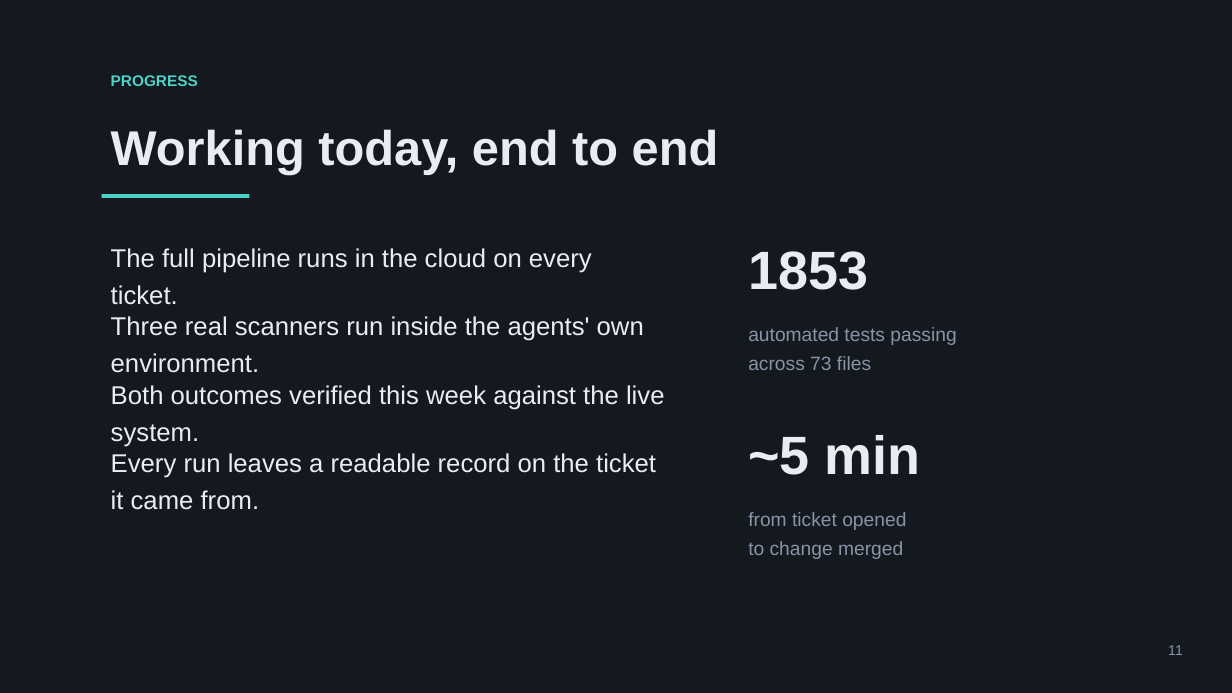
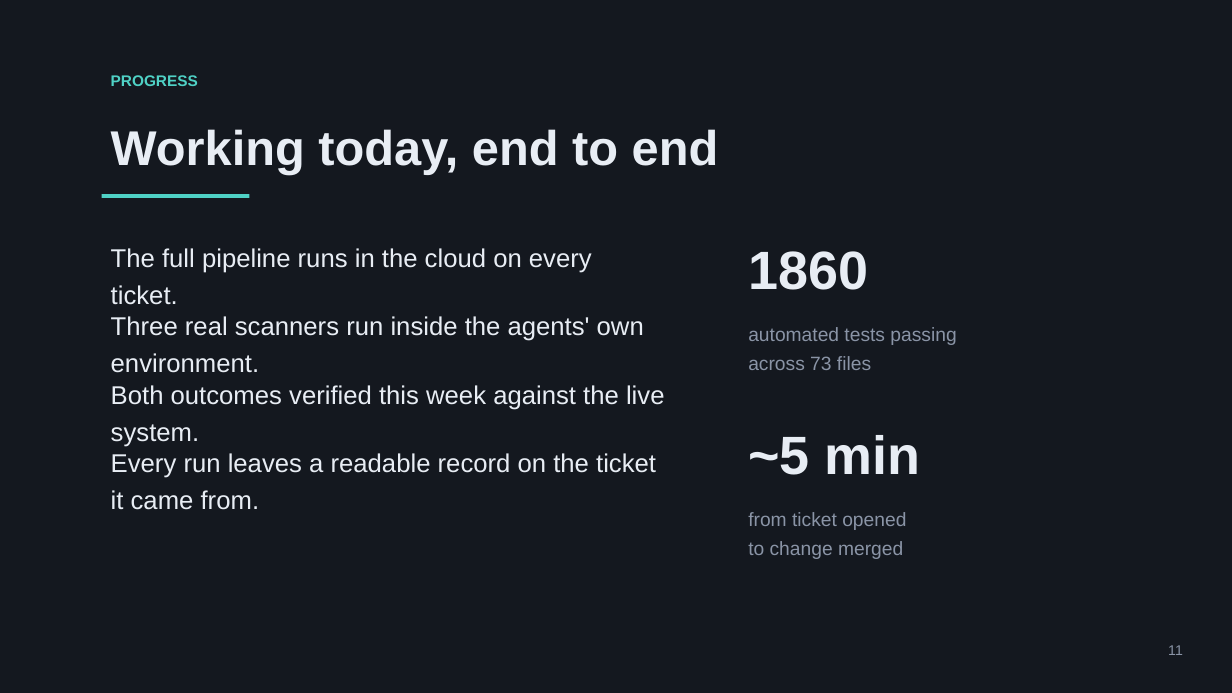
Before and after one commit to mohamedsorour1998/TheAgentOrg, a slide deck: slide 11 of docs/pitch/TheAgentOrg-final.pptx. Drawn at 1232x693 pixels with LibreOffice and Linux fonts; fonts in the diff are those of the drawing. Boxes give left, top, right and bottom in pixels: in the first picture for what was removed or moved away, otherwise in the second. Text is boxed around its words. In the diff, an @@ line names an element or a change of style, - is before the commit and + after.

```diff
--- a/docs/pitch/TheAgentOrg-final.pptx
+++ b/docs/pitch/TheAgentOrg-final.pptx
@@ text at bbox=[748, 251, 868, 290]: text changed @@
-1853
+1860
```
Also in this commit, not shown: 1 other slide changed, 2 other files.
